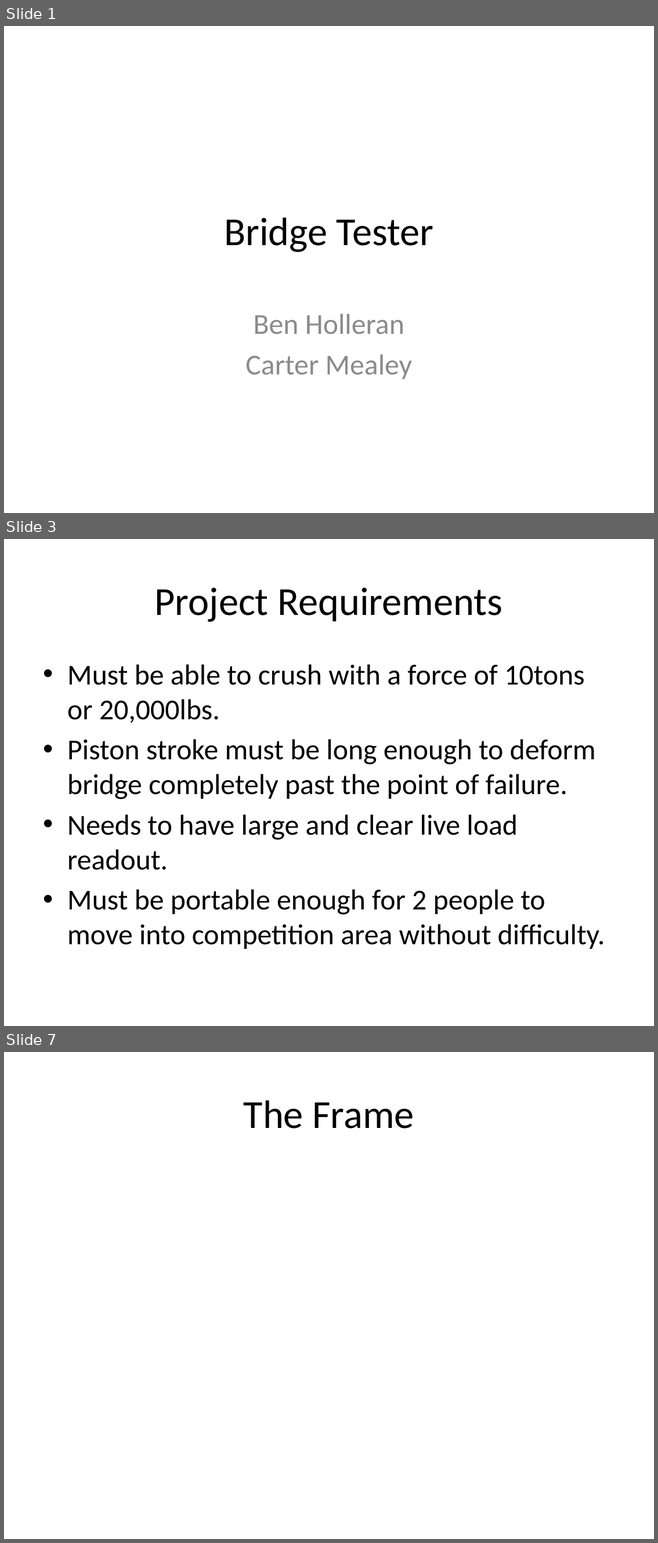
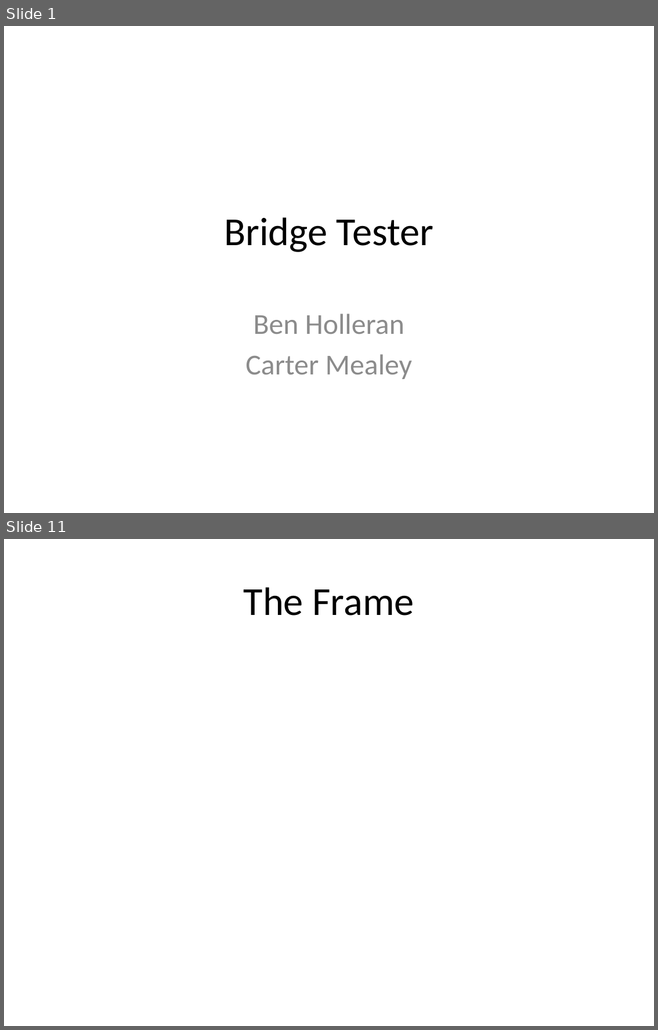
Before and after one commit to TheBengineer/Bridge-Tester, a slide deck: Presentations/February 10, 2014/Bridge Tester.pptx. Shown one above the other, each under a label of ours: slides 1, 3 and 7 before the commit, slides 1 and 11 after it; the slides between them are not shown. The pictures are 658x1543 and 658x1030 pixels, drawn with LibreOffice and Linux fonts; fonts in the diff are those of the drawing. Boxes give left, top, right and bottom in pixels: in the first picture for what was removed or moved away, otherwise in the second. Text is boxed around its words. In the diff, an @@ line names an element or a change of style, - is before the commit and + after.

```diff
--- a/Presentations/February 10, 2014/Bridge Tester.pptx
+++ b/Presentations/February 10, 2014/Bridge Tester.pptx
@@ slide 3 removed at bbox=[4, 539, 654, 1026], background #FFFFFF @@
@@ title removed at bbox=[155, 588, 502, 622] @@
-Project Requirements
@@ text removed at bbox=[67, 664, 605, 949] @@
-• Must be able to crush with a force of 10tons or 20,000lbs.
-• Piston stroke must be long enough to deform bridge completely past the point of failure.
-• Needs to have large and clear live load readout.
-• Must be portable enough for 2 people to move into competition area without difficulty.
@@ what was slide 7 is now slide 11 @@
```
Also in this commit, not shown: 1 slide changed, 8 slides added, 3 other slides removed, 1 other file.
